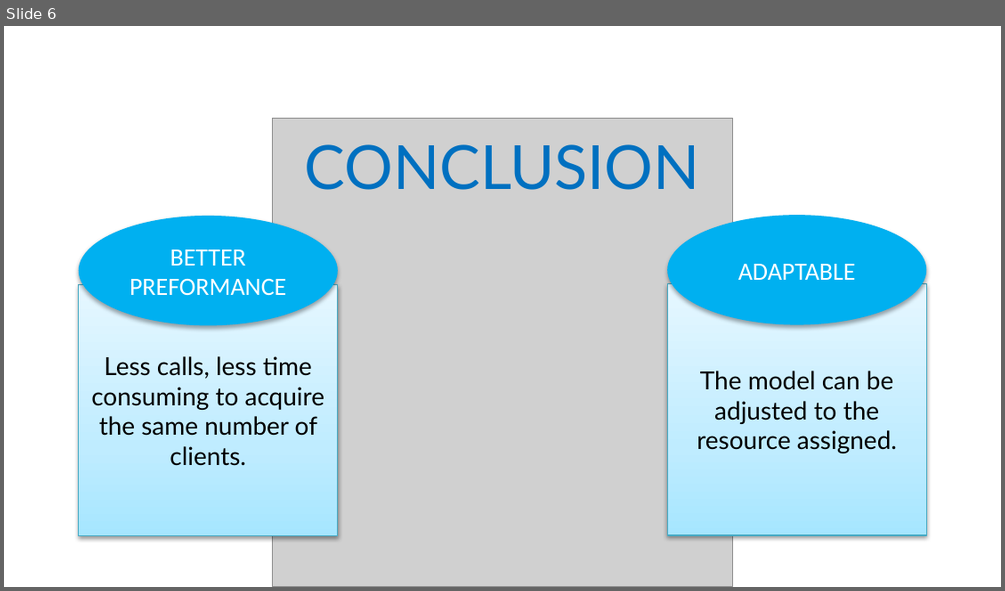
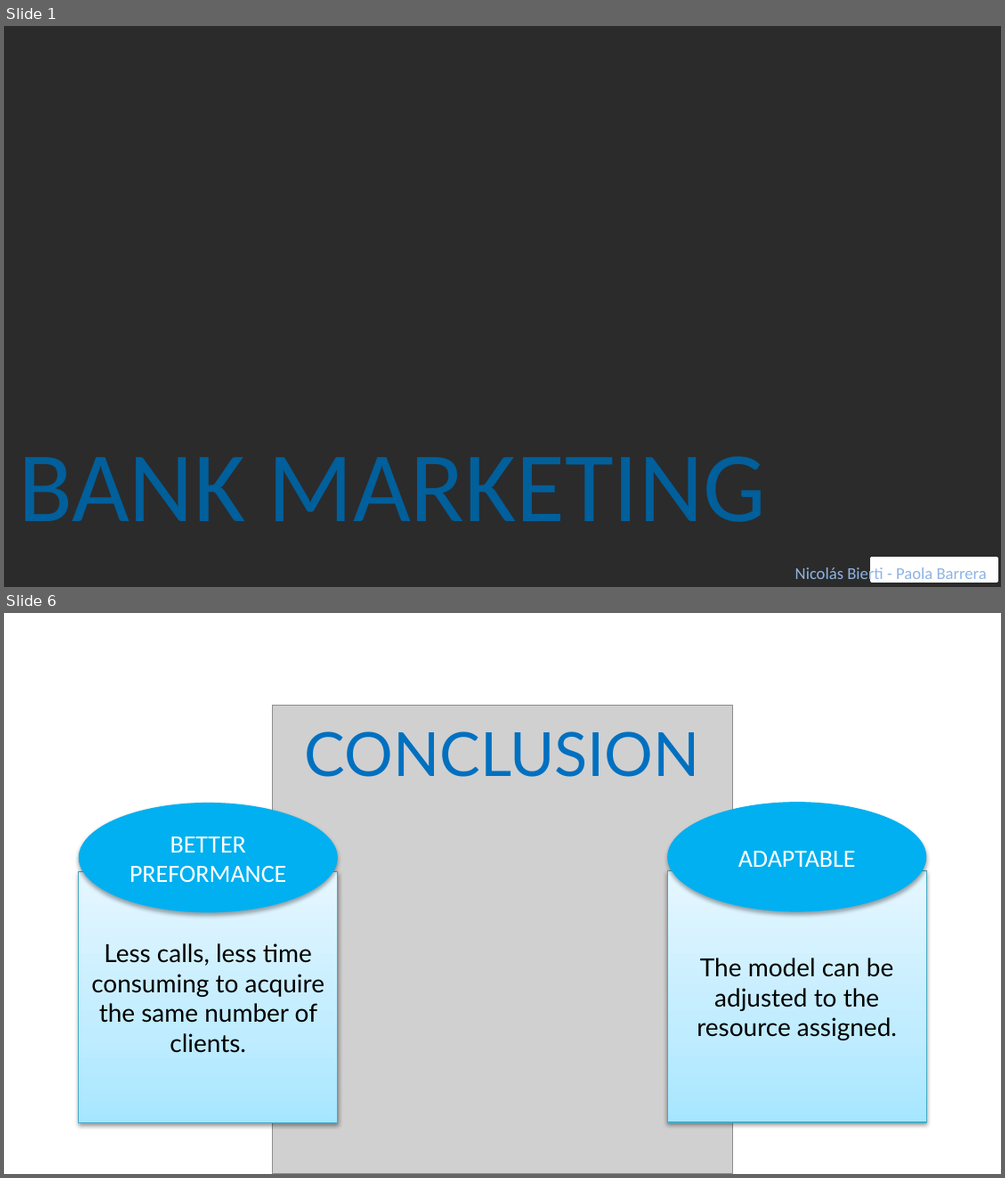
Before and after one commit to NicoBierti/Bank-Marketing-Data-Science, a slide deck: BANK TELEMARKETING.pptx. Shown one above the other, each under a label of ours: slide 6 before the commit, slides 1 and 6 after it; the slides between them are not shown. The pictures are 1005x591 and 1005x1178 pixels, drawn with LibreOffice and Linux fonts; fonts in the diff are those of the drawing; grey boxes stand for pictures; background and template pictures are left out; a plain dark background stands for a picture behind light text. Boxes give left, top, right and bottom in pixels: in the first picture for what was removed or moved away, otherwise in the second. Text is boxed around its words. In the diff, an @@ line names an element or a change of style, - is before the commit and + after.

```diff
--- a/BANK TELEMARKETING.pptx
+++ b/BANK TELEMARKETING.pptx
@@ slide 1 added at (x1=4, y1=26, x2=1001, y2=587), background picture (left out) @@
@@ title added at (x1=18, y1=456, x2=765, y2=522), 72 pt, text #015F9B @@
+BANK MARKETING
@@ rectangle added at (x1=871, y1=557, x2=997, y2=581), fill #FFFFFF, outline #FFFFFF 2 pt @@
@@ subtitle added at (x1=795, y1=565, x2=987, y2=584), 12 pt, text #8EB4E3 @@
+Nicolás Bierti - Paola Barrera
```
Also in this commit, not shown: 4 slides changed, 1 other slide added, 2 slides removed, 2 other files.
